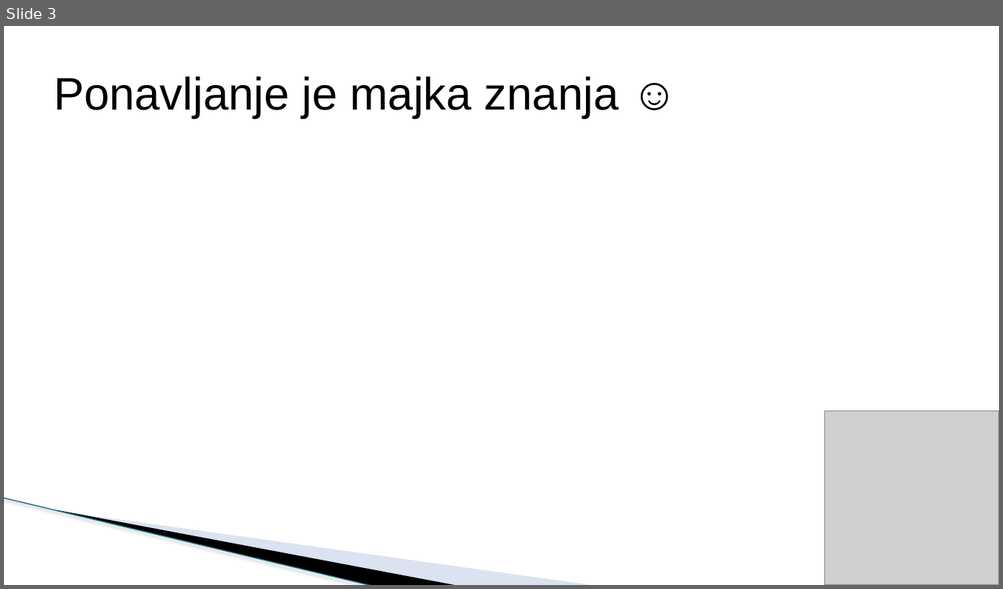
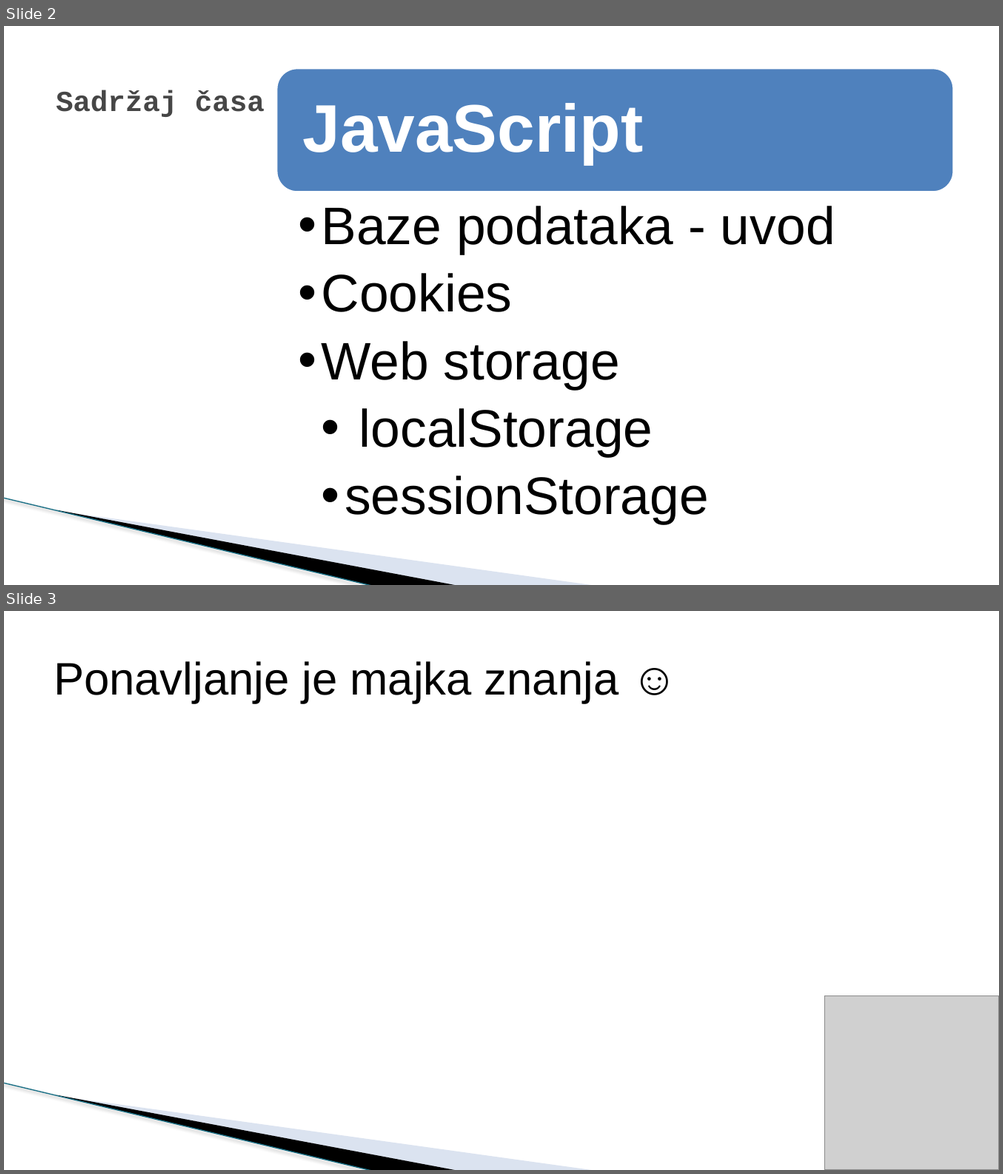
Before and after one commit to todalexcode/kurs-front-end, a slide deck: sesija-35/PPT/Front-End Developer-35.pptx. Shown one above the other, each under a label of ours: slide 3 before the commit, slides 2 and 3 after it. The pictures are 1003x589 and 1003x1174 pixels, drawn with LibreOffice and Linux fonts; fonts in the diff are those of the drawing; grey boxes stand for pictures; background and template pictures are left out. Boxes give left, top, right and bottom in pixels: in the first picture for what was removed or moved away, otherwise in the second. Text is boxed around its words. In the diff, an @@ line names an element or a change of style, - is before the commit and + after.

```diff
--- a/sesija-35/PPT/Front-End Developer-35.pptx
+++ b/sesija-35/PPT/Front-End Developer-35.pptx
@@ slide 2 added at (x1=4, y1=26, x2=999, y2=585), background #FFFFFF; not listed: 3 template elements that a slide beside it also shows @@
@@ rounded rectangle added at (x1=276, y1=67, x2=954, y2=192), fill #4F81BD, outline #FFFFFF 2 pt @@
@@ text added at (x1=56, y1=90, x2=264, y2=117), 28 pt, text #464646, bold @@
+Sadržaj časa
@@ text added at (x1=303, y1=103, x2=643, y2=164), 65 pt, text #FFFFFF, bold @@
+JavaScript
@@ text added at (x1=321, y1=206, x2=835, y2=525), 51 pt, text #000000 @@
+  •• Baze podataka - uvod
+  •• Cookies
+  •• Web storage
+    •• localStorage
+    •• sessionStorage
```
Also in this commit, not shown: 1 slide changed, 6 other slides added, 2 slides removed, 5 other files.
